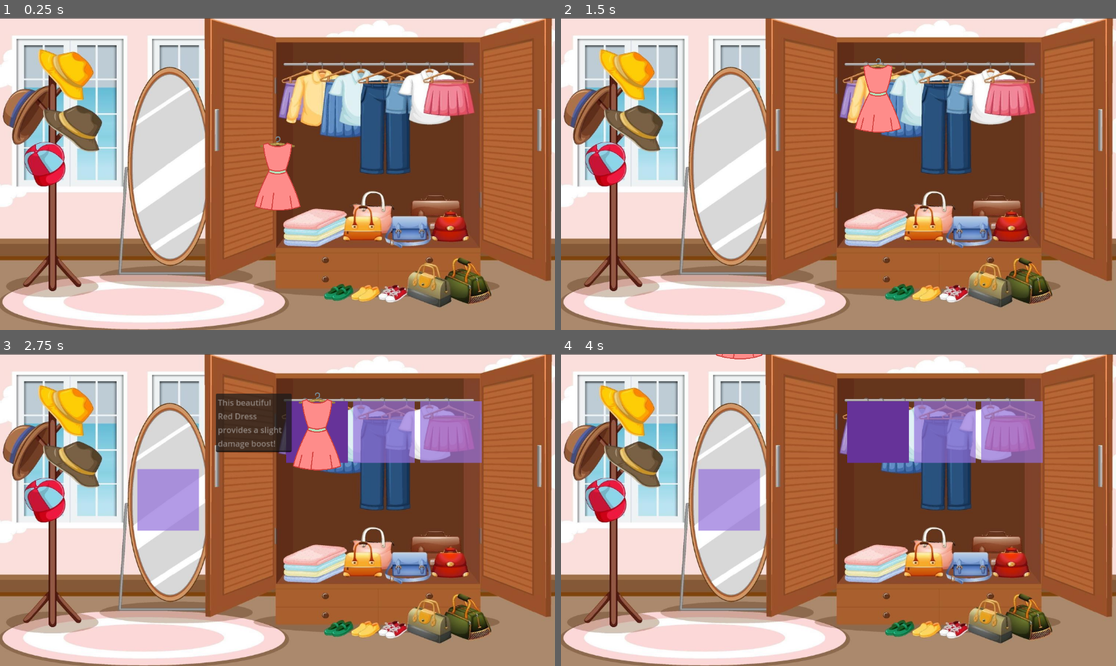
Above: before the commit, frames 1-4 (two rows, left to right).
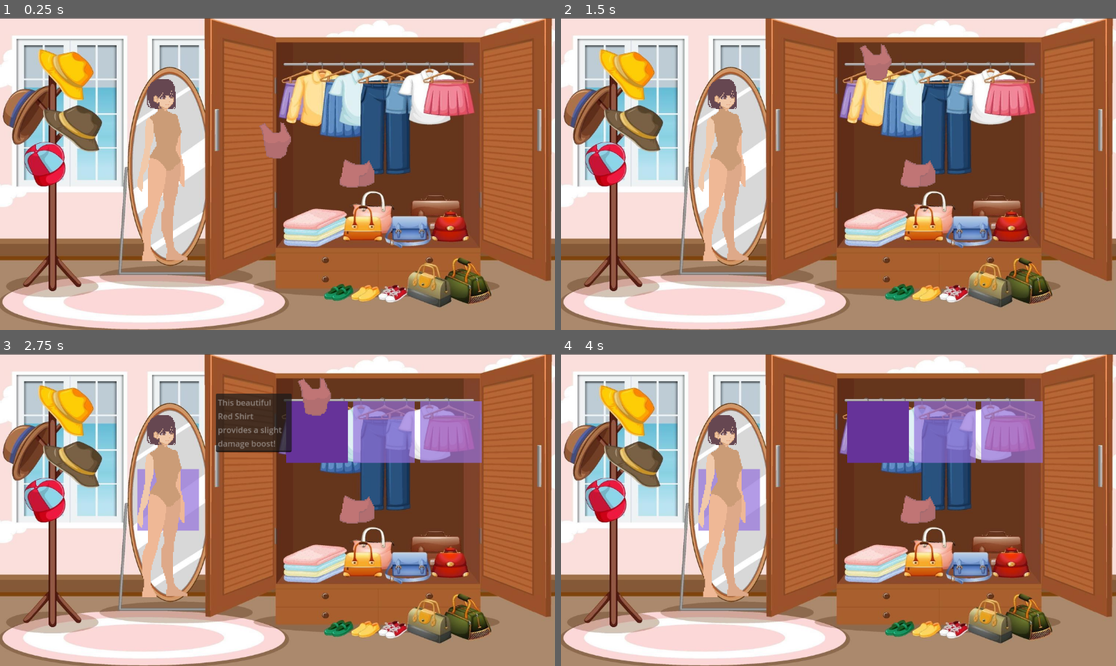
Above: after the commit, the same moments.

Repository: tyler-ross26/Dress-To-Aggress
Game: Godot game, scene res://Scenes/DressUp.tscn
Same seed, same stepped clock (60 frames per second), same inputs: the game is played once before the commit and once after it.
Inputs (mouse positions are in pixels of both pictures, inside the frame that each line leads up to):
- Up to frame 1 (0.25 s): no input
- Up to frame 2 (1.5 s): tap Enter at 0.5 s; drag from (838, 174) to (894, 105) at 0.52 s; drag from (727, 189) to (877, 96) at 1.27 s
- Up to frame 3 (2.75 s): tap Space (Space, bound only after the commit) at 2, 2.3 s; move the mouse to (333, 441) at 2.02 s; press the mouse at (333, 441) at 2.03 s
- Up to frame 4 (4 s): release the mouse at (894, 441) at 2.75 s; tap Enter at 2.75 s; drag from (810, 572) to (672, 463) at 2.77 s; move the mouse to (1005, 556) at 3.52 s; press the mouse at (1005, 556) at 3.53 s; tap Space (Space, bound only after the commit) at 3.8 s

The runs differ from the first frame. In frame 1, 4.9% of the frame differs, in the area x 24-68%, y 19-78%; in frame 2, 4.9%; in frame 3, 5.1%, in the area x 24-68%, y 7-78%; in frame 4, 3.6%.

Commit message:
added some of the actual art to the dress up scene

Diff:
--- a/Assets/Resources/redShirt.tres
+++ b/Assets/Resources/redShirt.tres
@@ -1,18 +1,19 @@
 [gd_resource type="Resource" script_class="Wearable" load_steps=3 format=3 uid="uid://c7mkbose27gt7"]
 
 [ext_resource type="Script" uid="uid://0bwef23hrt6j" path="res://Scripts/Wearable.gd" id="1_nim6y"]
-[ext_resource type="Texture2D" uid="uid://8n1jhvvls0pw" path="res://Assets/Sprites/dress.png" id="1_qgfuw"]
+[ext_resource type="Texture2D" uid="uid://bdjjd5fv1j1e" path="res://Assets/Sprites/FinalizedModelTankTop.png" id="1_qgfuw"]
 
 [resource]
 script = ExtResource("1_nim6y")
 ClothingType = "SHIRT"
 Rarity = "COMMON"
-description = "This beautiful Red Dress provides a slight damage boost!"
 attackDamageChange = 5
+defenseChange = 0.0
 stylePoints = 5
 styleMultiplier = 1.0
-speedChange = 0
+speedChange = 0.0
 outfitSet = "Basic"
 outfitPattern = "Solid"
+description = "This beautiful Red Shirt provides a slight damage boost!"
 idlePose = ExtResource("1_qgfuw")
 metadata/_custom_type_script = "uid://0bwef23hrt6j"
--- a/Assets/Resources/red_pants.tres
+++ b/Assets/Resources/red_pants.tres
@@ -1,15 +1,19 @@
-[gd_resource type="Resource" script_class="Wearable" load_steps=2 format=3 uid="uid://c4w8betwkiqn6"]
+[gd_resource type="Resource" script_class="Wearable" load_steps=3 format=3 uid="uid://c4w8betwkiqn6"]
 
+[ext_resource type="Texture2D" uid="uid://cch084ap4rc7h" path="res://Assets/Sprites/FinalizedModelShorts.png" id="1_at7p6"]
 [ext_resource type="Script" uid="uid://0bwef23hrt6j" path="res://Scripts/Wearable.gd" id="1_xjuxa"]
 
 [resource]
 script = ExtResource("1_xjuxa")
-ClothingType = "BASE"
-Rarity = "BASE"
-attackDamageChange = 0
+ClothingType = "LEGWEAR"
+Rarity = "COMMON"
+attackDamageChange = 0.0
+defenseChange = 0.0
 stylePoints = 0
 styleMultiplier = 0.0
-speedChange = 0
-outfitSet = ""
-outfitPattern = ""
+speedChange = 0.0
+outfitSet = "Basic"
+outfitPattern = "Solid"
+description = "Red Shorts"
+idlePose = ExtResource("1_at7p6")
 metadata/_custom_type_script = "uid://0bwef23hrt6j"
--- a/Scenes/DressUp.tscn
+++ b/Scenes/DressUp.tscn
@@ -1,9 +1,11 @@
-[gd_scene load_steps=6 format=3 uid="uid://b1fc1024thyov"]
+[gd_scene load_steps=8 format=3 uid="uid://b1fc1024thyov"]
 
 [ext_resource type="Script" uid="uid://b7amrd0viad8a" path="res://Scenes/drag_interaction_provider.gd" id="1_aqk2v"]
 [ext_resource type="Texture2D" uid="uid://xslp5k44t814" path="res://Assets/Sprites/dress-up-room.jpg" id="1_fj7yv"]
 [ext_resource type="PackedScene" uid="uid://cvacyegnnbes0" path="res://Scenes/object.tscn" id="2_tlwt5"]
 [ext_resource type="PackedScene" uid="uid://cnlqn7i6s4r" path="res://Scenes/platform.tscn" id="3_tlwt5"]
+[ext_resource type="Texture2D" uid="uid://bxsk4wbibm2yg" path="res://Assets/Sprites/Model1.png" id="5_icb47"]
+[ext_resource type="Resource" uid="uid://c4w8betwkiqn6" path="res://Assets/Resources/red_pants.tres" id="6_c28ve"]
 
 [sub_resource type="RectangleShape2D" id="RectangleShape2D_aqk2v"]
 size = Vector2(1151, 52)
@@ -38,4 +40,27 @@
 position = Vector2(-0.5, 300)
 shape = SubResource("RectangleShape2D_aqk2v")
 
+[node name="Model1" type="Sprite2D" parent="."]
+texture_filter = 1
+position = Vector2(-227, -19)
+scale = Vector2(2, 2)
+texture = ExtResource("5_icb47")
+
 [node name="Object" parent="." instance=ExtResource("2_tlwt5")]
+
+[node name="Sprite2D" parent="Object" index="0"]
+modulate = Color(0.885915, 0.498239, 0.478001, 1)
+texture_filter = 1
+scale = Vector2(2, 2)
+
+[node name="Object2" parent="." instance=ExtResource("2_tlwt5")]
+position = Vector2(173, 0)
+current_wearable = ExtResource("6_c28ve")
+
+[node name="Sprite2D" parent="Object2" index="0"]
+modulate = Color(0.885915, 0.498239, 0.478001, 1)
+texture_filter = 1
+scale = Vector2(2, 2)
+
+[editable path="Object"]
+[editable path="Object2"]
--- a/Scenes/drag_interaction_provider.gd
+++ b/Scenes/drag_interaction_provider.gd
@@ -49,6 +49,24 @@
 func _input(event):
 	# Check for left mouse button press
 
+	#get the current outfit
+	if event is InputEventKey and Input.is_action_just_pressed("Space") and event.pressed:
+		print ("Space")
+			# Perform a collision query at the mouse position
+		var space_state = get_world_2d().direct_space_state
+
+		var query = PhysicsPointQueryParameters2D.new()
+		query.position = $"../Platform".position
+		query.collide_with_bodies = true  # Adjust as needed
+		query.collide_with_areas = true
+
+		var results = space_state.intersect_point(query)
+
+		for r in results:
+			print(r.collider.get_parent().name)
+
+
+	#get the object that is clicked
 	if event is InputEventMouseButton and Input.is_action_just_pressed("click") and event.pressed:
 			# Get the mouse position in global (world) coordinates
 		var mouse_pos: Vector2 = get_global_mouse_position()
--- a/project.godot
+++ b/project.godot
@@ -27,6 +27,11 @@
 "events": [Object(InputEventMouseButton,"resource_local_to_scene":false,"resource_name":"","device":-1,"window_id":0,"a …(253 unchanged characters)…
 ]
 }
+Space={
+"deadzone": 0.2,
+"events": [Object(InputEventKey,"resource_local_to_scene":false,"resource_name":"","device":0,"window_id":0,"alt_pressed":false,"shift_pressed":false,"ctrl_pressed":false,"meta_pressed":false,"pressed":false,"keycode":0,"physical_keycode":32,"key_label":0,"unicode":0,"location":0,"echo":false,"script":null)
+]
+}
 
 [layer_names]
 
Binary file added: Assets/Sprites/FinalizedModelShorts.png
Not shown, added: Assets/Sprites/FinalizedModelShorts.png.import
Binary file added: Assets/Sprites/FinalizedModelTankTop.png
Not shown, added: Assets/Sprites/FinalizedModelTankTop.png.import
Binary file added: Assets/Sprites/Model1.png
Not shown, added: Assets/Sprites/Model1.png.import
